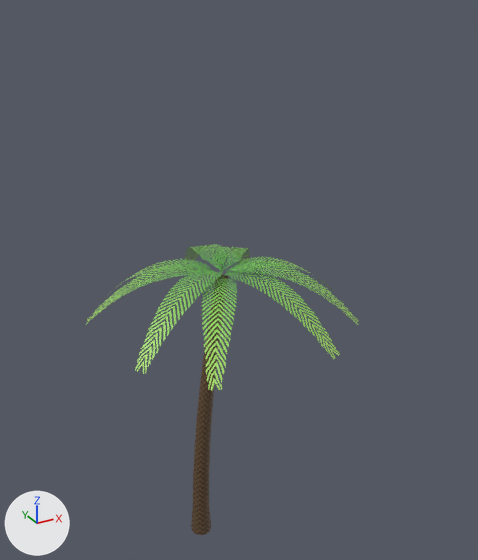
The Blender file Models/palma/palma.blend: old version first, new version second.
The view is the same before and after, from a camera (50 mm lens) standing at (-3.97, -8.69, 9.23) and looking at (0.93, 0.22, 4.78). The lights are fixed; the arrows at lower left show +X, +Y and +Z. The first picture is the older version.

Names of what the first picture shows: 'palma'.
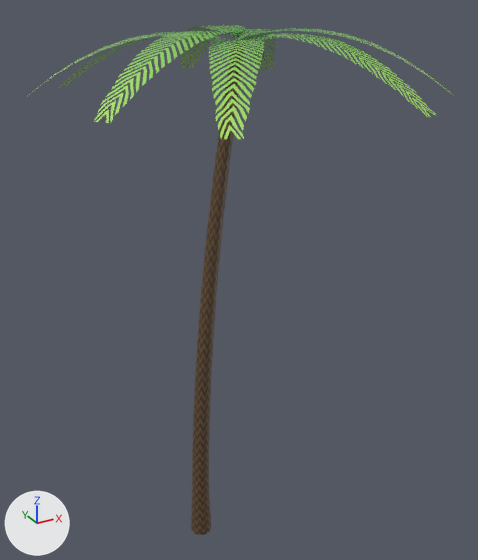
Where the change shows, as pixel boxes (x1, y1, x2, y2) in the pictures (478 x 560 px; the box of a moved part takes in the faces that stretch with it):
'palma', reshaped (56% wider, 75% taller)
    before: (86, 244, 358, 535)
    after: (29, 25, 454, 535)
part 1 of me_palma, moved or reshaped
    before: (224, 257, 334, 291)
    after: (246, 34, 402, 84)
part 2 of me_palma, moved or reshaped
    before: (214, 247, 250, 273)
    after: (227, 29, 276, 70)
part 3 of me_palma, moved or reshaped
    before: (185, 244, 227, 270)
    after: (180, 25, 245, 68)
part 4 of me_palma, moved or reshaped
    before: (86, 264, 215, 324)
    after: (29, 32, 228, 95)
part 5 of me_palma, moved or reshaped
    before: (135, 271, 222, 374)
    after: (93, 31, 239, 124)
part 6 of me_palma, moved or reshaped
    before: (202, 277, 237, 390)
    after: (209, 40, 264, 139)
part 7 of me_palma, moved or reshaped
    before: (227, 270, 340, 359)
    after: (247, 34, 436, 118)
part 8 of me_palma, moved or reshaped
    before: (222, 261, 358, 325)
    after: (241, 28, 454, 96)
part 9 of me_palma, moved or reshaped
    before: (104, 259, 229, 535)
    after: (59, 34, 245, 535)

What changed in the scene script:
```text
Change me_palma:
    used by ob_palma; location = (0.0, 0.0, 0.0)
    remove me_palma.from_pydata(...)  # 294 vertices, 192 faces; spans x -1.64..2.7, y -2.12..2.2, z 0.0..5.22
    add me_palma.from_pydata(...)  # 294 vertices, 192 faces; spans x -2.11..3.8, y -2.89..3.0, z 0.0..8.73
    me_palma part 1: the loose piece of 18 vertices spanning x 0.5..2.7, y -0.34..0.34, z 4.3..5.12 is scaled about its middle by (1.36, 1.33, 1), then moved by (0.7, 0.0, 3.5)
    me_palma part 2: the loose piece of 18 vertices spanning x 0.4..2.03, y -0.08..1.85, z 4.35..5.18 is scaled about its middle by (1.36, 1.36, 1), then moved by (0.56, 0.32, 3.5)
    me_palma part 3: the loose piece of 18 vertices spanning x 0.33..1.1, y -0.02..2.2, z 4.4..5.22 is scaled about its middle by (1.34, 1.36, 1), then moved by (0.38, 0.4, 3.5)
    me_palma part 4: the loose piece of 18 vertices spanning x -1.64..0.54, y -0.12..0.95, z 4.35..5.18 is scaled about its middle by (1.36, 1.35, 1), then moved by (-0.08, 0.15, 3.5)
    me_palma part 5: the loose piece of 18 vertices spanning x -1.48..0.57, y -1.32..0.11, z 4.4..5.22 is scaled about its middle by (1.36, 1.36, 1), then moved by (-0.05, -0.22, 3.5)
    me_palma part 6: the loose piece of 18 vertices spanning x -0.78..0.61, y -2.01..0.07, z 4.3..5.12 is scaled about its middle by (1.35, 1.36, 1), then moved by (0.09, -0.35, 3.5)
    me_palma part 7: the loose piece of 18 vertices spanning x 0.38..1.5, y -2.12..0.05, z 4.35..5.18 is scaled about its middle by (1.35, 1.36, 1), then moved by (0.46, -0.38, 3.5)
    me_palma part 8: the loose piece of 18 vertices spanning x 0.42..2.32, y -1.57..0.1, z 4.4..5.22 is scaled about its middle by (1.36, 1.36, 1), then moved by (0.62, -0.27, 3.5)
    me_palma part 9: 138 of 294 vertices moved; they spanned x -1.11..0.6, y -0.15..1.78, z 0.5..5.12 and now span x -1.39..0.93, y -0.15..2.43, z 0.85..8.62; mean shift (0.11, 0.04, 2.13); largest move (-0.8, 1.78, 4.3) -> (-0.98, 2.43, 7.8)
```
